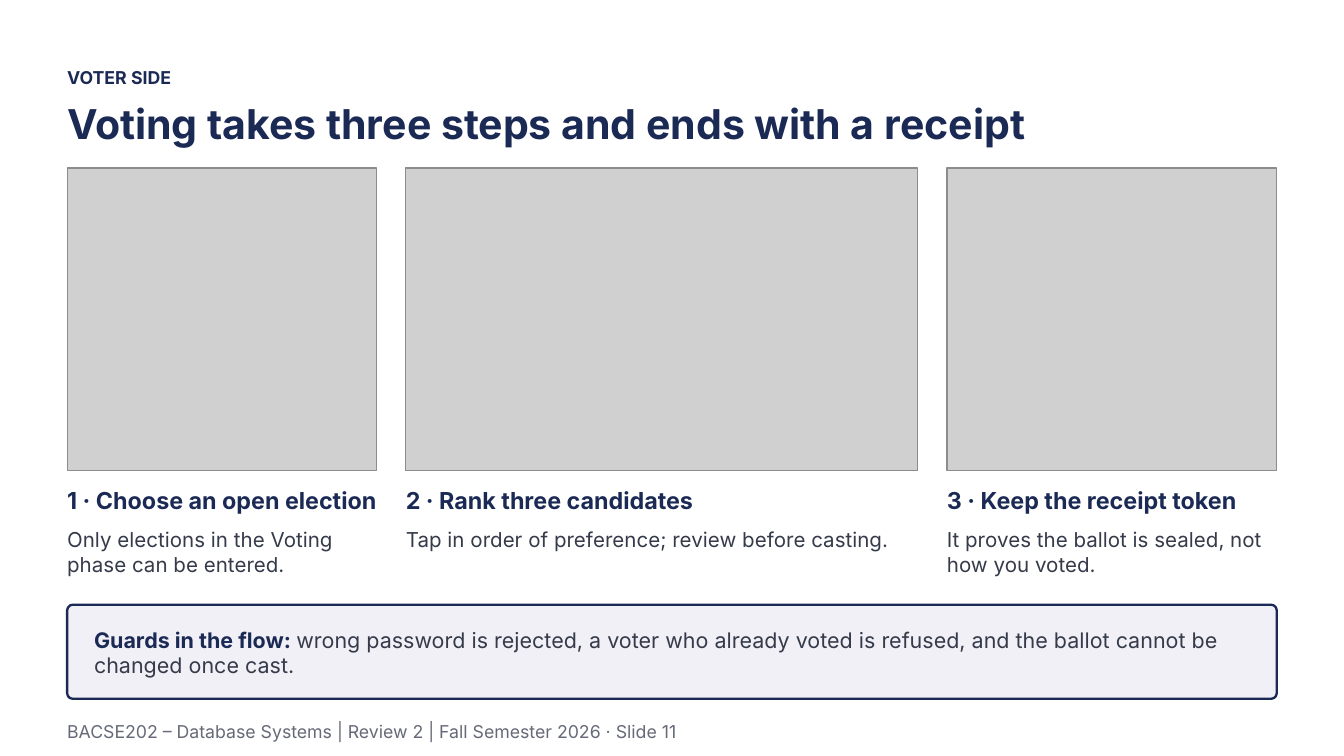
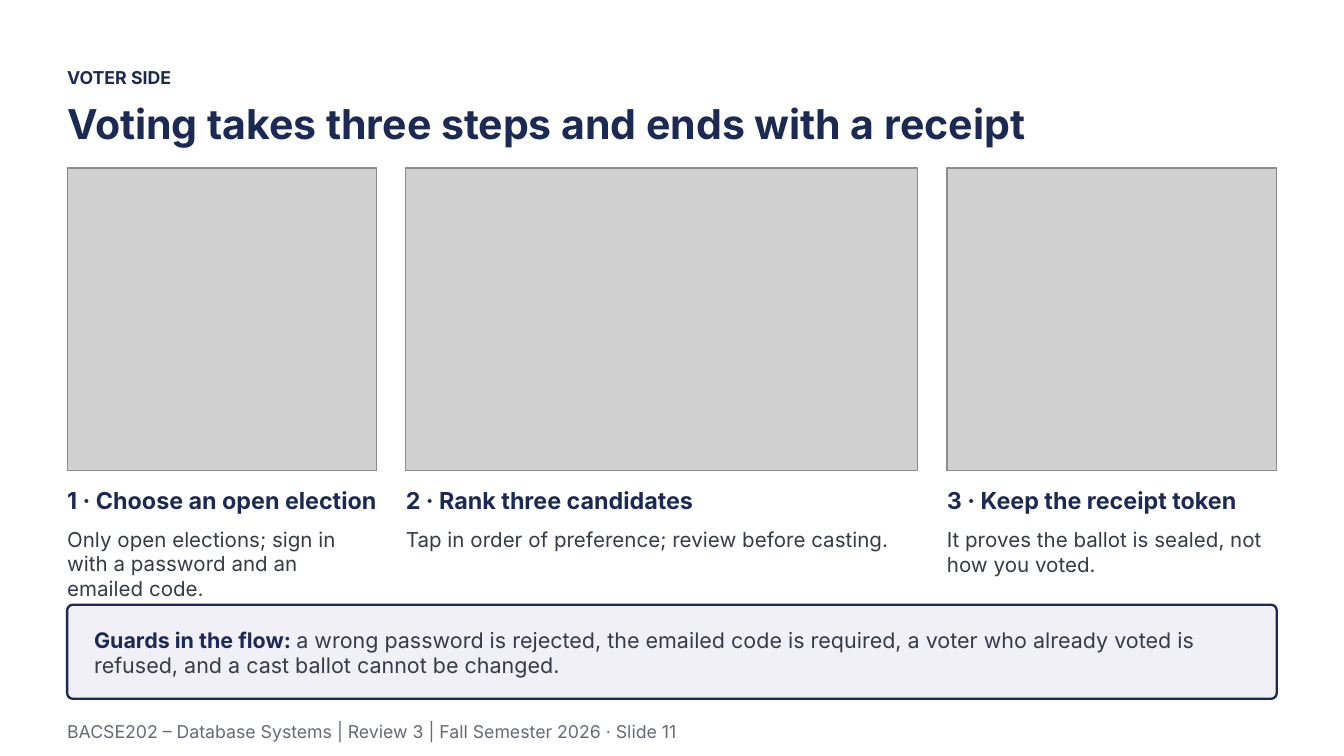
Before and after one commit to Tharakeshtj/polyvote-election-platform, a slide deck: slide 11 of docs/PolyVote_Review3_Final.pptx. Drawn at 1344x756 pixels with LibreOffice and Linux fonts; fonts in the diff are those of the drawing; grey boxes stand for pictures; background and template pictures are left out. Boxes give left, top, right and bottom in pixels: in the first picture for what was removed or moved away, otherwise in the second. Text is boxed around its words. In the diff, an @@ line names an element or a change of style, - is before the commit and + after.

```diff
--- a/docs/PolyVote_Review3_Final.pptx
+++ b/docs/PolyVote_Review3_Final.pptx
@@ text at (67, 531, 335, 597): text changed @@
-Only elections in the Voting phase can be entered.
+Only open elections; sign in with a password and an emailed code.
@@ text at (94, 631, 1194, 678): text changed @@
-Guards in the flow: wrong password is rejected, a voter who already voted is refused, and the ballot cannot be changed once cast.
+Guards in the flow: a wrong password is rejected, the emailed code is required, a voter who already voted is refused, and a cast ballot cannot be changed.
@@ text at (67, 725, 676, 742): text changed @@
-BACSE202 – Database Systems | Review 2 | Fall Semester 2026 · Slide 11
+BACSE202 – Database Systems | Review 3 | Fall Semester 2026 · Slide 11
```
Also in this commit, not shown: 18 other slides changed, 3 other files.
